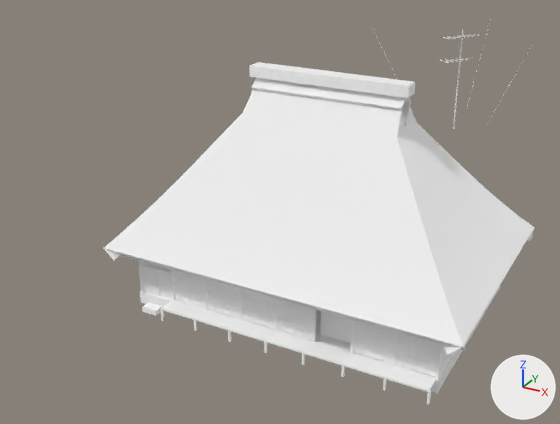
One commit to the glTF model public/assets/models/architecture/minka-kayabuki_2.glb: the scene before it, then after it.
Rendered twice from a 50 mm lens placed at (14.1, -30.0, 18.9), pointed at (-0.7, -3.2, 5.5). Lighting does not change. The marker at lower right points along +X, +Y and +Z. The first picture is the older version. Where no turn or scale is listed for an object, it has been applied to the vertices. Vertices at exactly the same position are counted once.

Script lines for the objects in view, before the commit:
```python
me_minka_kayabuki_2 = bpy.data.meshes.new('minka-kayabuki_2')
me_minka_kayabuki_2.from_pydata(...)  # 2566 vertices, 4538 faces; spans x -9.2..9.2, y -5.9..5.9, z -6.6..6.6
# faces by material slot: [4466, 72]
me_minka_kayabuki_2.materials.append(mat_stone_granite)  # white #ffffff
me_minka_kayabuki_2.materials.append(mat_paper)  # white #ffffff
ob_minka_kayabuki_2 = bpy.data.objects.new('minka-kayabuki_2', me_minka_kayabuki_2)
ob_minka_kayabuki_2.location = (-0.61, 0.0, 6.64)
```
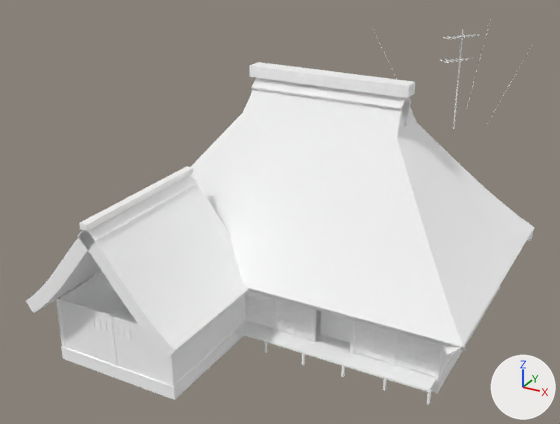
Where the newer file only moved an object's origin or applied its transform, the numbers keep the older frame.

The change, as a list of edits to the scene's bpy script:
```text
Change me_minka_kayabuki_2:
    remove me_minka_kayabuki_2.from_pydata(...)  # 2566 vertices, 4538 faces; spans x -9.2..9.2, y -5.9..5.9, z -6.6..6.6
    add me_minka_kayabuki_2.from_pydata(...)  # 2871 vertices, 5070 faces; spans x -9.2..9.2, y -11.1..5.9, z -6.6..6.6
    me_minka_kayabuki_2 part 1: a new loose piece, a box spanning x -6.69..-0.89, y -10.2..-4.4, z -6.64..-6.04, in mat_stone_granite (white #ffffff)
    me_minka_kayabuki_2 part 2: a new loose piece, a box spanning x -6.66..-6.51, y -10.17..-10.02, z -6.04..-3.74, in mat_wood_frame (white #ffffff)
    me_minka_kayabuki_2 part 3: a new loose piece, a box spanning x -3.86..-3.71, y -10.17..-10.02, z -6.04..-3.74, in mat_wood_frame (white #ffffff)
    me_minka_kayabuki_2 part 4: a new loose piece, a box spanning x -1.06..-0.91, y -10.17..-10.02, z -6.04..-3.74, in mat_wood_frame (white #ffffff)
    me_minka_kayabuki_2 part 5: the loose piece of 12 vertices spanning x -6.7..-6.6, y -4.7..4.7, z -6.0..-3.7 is copied, and the copy is scaled about its middle by (1, 0.589, 0.974), then moved by (0.1, -7.3, 0.0); it spans x -6.6..-6.5, y -10.1..-4.5, z -6.0..-3.7
    me_minka_kayabuki_2 part 6: the loose piece of 12 vertices spanning x -6.7..-6.6, y -4.7..4.7, z -6.0..-3.7 is copied, and the copy is scaled about its middle by (1, 0.589, 0.974), then moved by (5.7, -7.3, 0.0); it spans x -1.0..-0.9, y -10.1..-4.5, z -6.0..-3.7
    me_minka_kayabuki_2 part 7: a new loose piece, a box spanning x -6.588..-0.988, y -10.15..-10.05, z -6.04..-3.74, in mat_wood_siding (white #ffffff)
    me_minka_kayabuki_2 part 8: the loose piece of 8 vertices spanning x -6.6..-4.9, y -4.8..-4.7, z -6.6..-4.6 is turned 90 degrees about the z axis through its middle and scaled by 0.993, then moved by (4.7, -3.2, 0.5), in mat_interior_dark (white #ffffff)
    me_minka_kayabuki_2 part 9: a new loose piece, a box spanning x -3.96..-3.61, y -11.1..-4.4, z 0.38..0.63, in mat_roof_thatch (white #ffffff)
    me_minka_kayabuki_2 part 10: a new loose piece of 129 vertices spanning x -7.5..-0.1, y -11.0..-4.5, z -4.1..0.4
    other edits to the shape of me_minka_kayabuki_2 do not show in these pictures
    add me_minka_kayabuki_2.materials.append(mat_wood_frame)  # white #ffffff
    add me_minka_kayabuki_2.materials.append(mat_wood_siding)  # white #ffffff
    add me_minka_kayabuki_2.materials.append(mat_plaster_clay)  # white #ffffff
    add me_minka_kayabuki_2.materials.append(mat_wood_dark)  # white #ffffff
    add me_minka_kayabuki_2.materials.append(mat_wood_old)  # white #ffffff
    add me_minka_kayabuki_2.materials.append(mat_interior_dark)  # white #ffffff
    add me_minka_kayabuki_2.materials.append(mat_wood_planks)  # white #ffffff
    add me_minka_kayabuki_2.materials.append(mat_roof_thatch)  # white #ffffff
    add me_minka_kayabuki_2.materials.append(mat_roof_soffit)  # white #ffffff
    add me_minka_kayabuki_2.materials.append(mat_roof_kawara_ridge)  # white #ffffff
    add me_minka_kayabuki_2.materials.append(mat_metal_grey)  # white #ffffff
    add me_minka_kayabuki_2.materials.append(mat_metal_dark)  # white #ffffff
    add me_minka_kayabuki_2.materials.append(mat_roof_tin)  # white #ffffff
```

Where the change shows, as pixel boxes [x1, y1, x2, y2] in the pictures (560 x 424 px; the box of a moved part takes in the faces that stretch with it):
'minka-kayabuki_2', reshaped (18% wider): before [104, 19, 534, 405]; after [26, 19, 534, 405]
part 1 of me_minka_kayabuki_2, added: after [61, 305, 244, 400]
part 2 of me_minka_kayabuki_2, added: after [56, 297, 65, 348]
part 3 of me_minka_kayabuki_2, added: after [109, 315, 117, 366]
part 4 of me_minka_kayabuki_2, added: after [169, 354, 176, 387]
part 5 of me_minka_kayabuki_2, added: after [58, 271, 124, 315]
part 6 of me_minka_kayabuki_2, added: after [174, 294, 247, 383]
part 7 of me_minka_kayabuki_2, added: after [59, 299, 170, 385]
part 8 of me_minka_kayabuki_2, moved or reshaped (not visible afterwards): before [142, 265, 172, 300]
part 9 of me_minka_kayabuki_2, added: after [79, 166, 194, 231]
part 10 of me_minka_kayabuki_2, added: after [26, 175, 249, 359]
